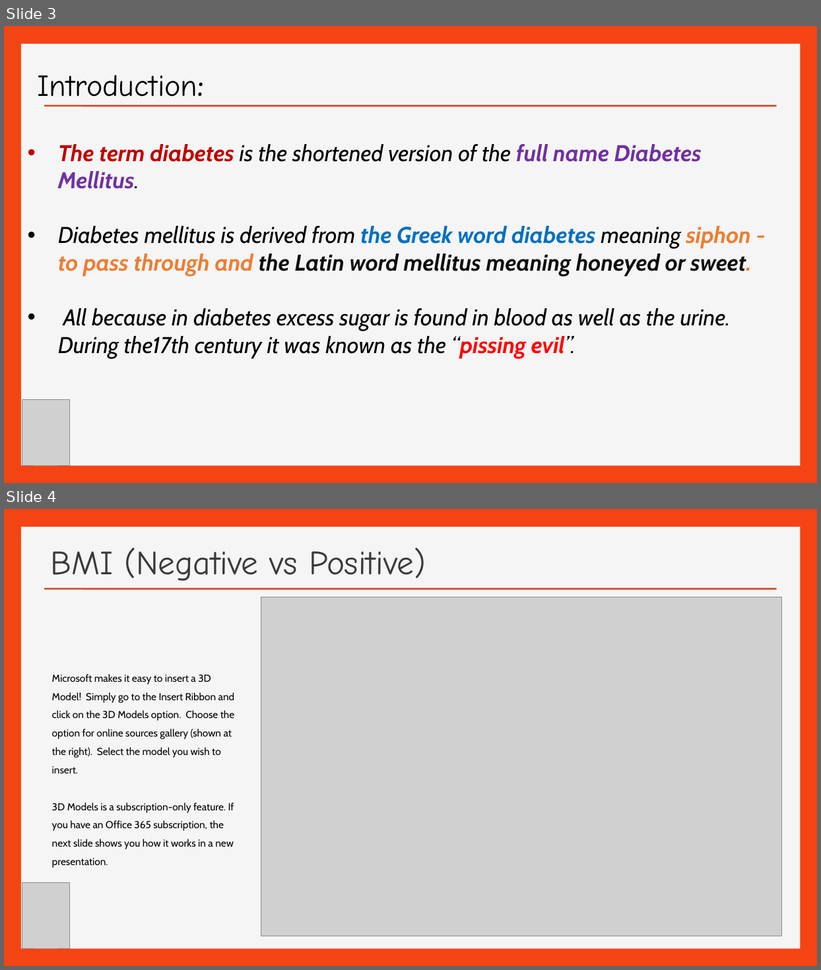
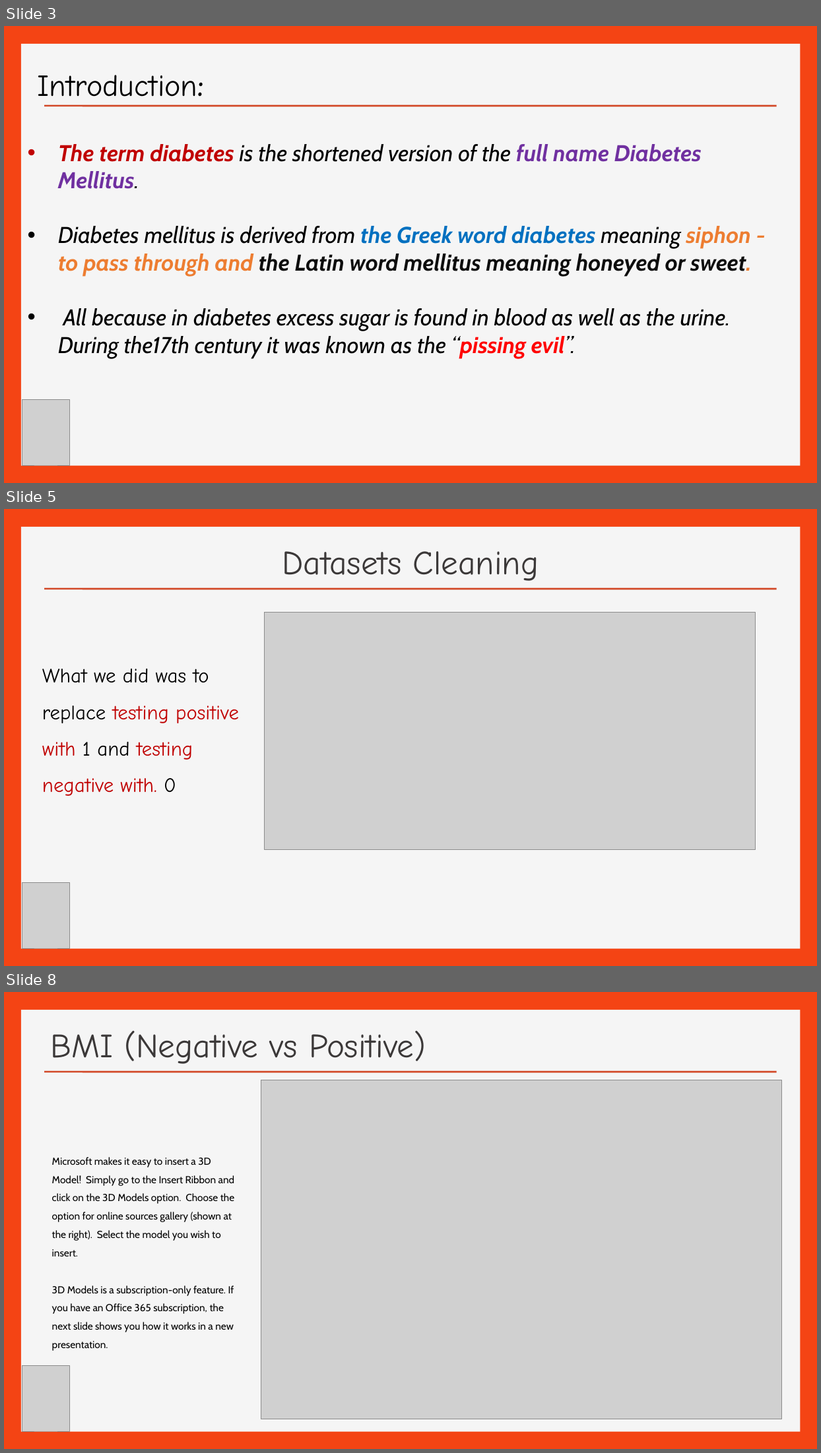
Before and after one commit to efreier12/Final-Project, a slide deck: Pima Indian Diabetes ( Final Project).ppt. Shown one above the other, each under a label of ours: slides 3 and 4 before the commit, slides 3, 5 and 8 after it; the slides between them are not shown. The pictures are 821x970 and 821x1453 pixels, drawn with LibreOffice and Linux fonts; fonts in the diff are those of the drawing; grey boxes stand for pictures; background and template pictures are left out. Boxes give left, top, right and bottom in pixels: in the first picture for what was removed or moved away, otherwise in the second. Text is boxed around its words. In the diff, an @@ line names an element or a change of style, - is before the commit and + after.

```diff
--- a/Pima Indian Diabetes ( Final Project).ppt
+++ b/Pima Indian Diabetes ( Final Project).ppt
@@ slide 5 added at box(4, 509, 817, 966), background #F44414; not listed: 2 template elements that a slide beside it also shows @@
@@ title added at box(283, 551, 539, 581), 40 pt, text #3B3838 @@
+Datasets Cleaning
@@ picture added at box(264, 613, 755, 850) @@
@@ text added at box(42, 669, 239, 796), 24 pt, text #C00000 @@
+What we did was to replace testing positive with 1 and testing negative with. 0
@@ picture added at box(22, 883, 69, 949) @@
@@ what was slide 4 is now slide 8 @@
```
Also in this commit, not shown: 5 slides changed, 3 other slides added, 4 slides removed.
